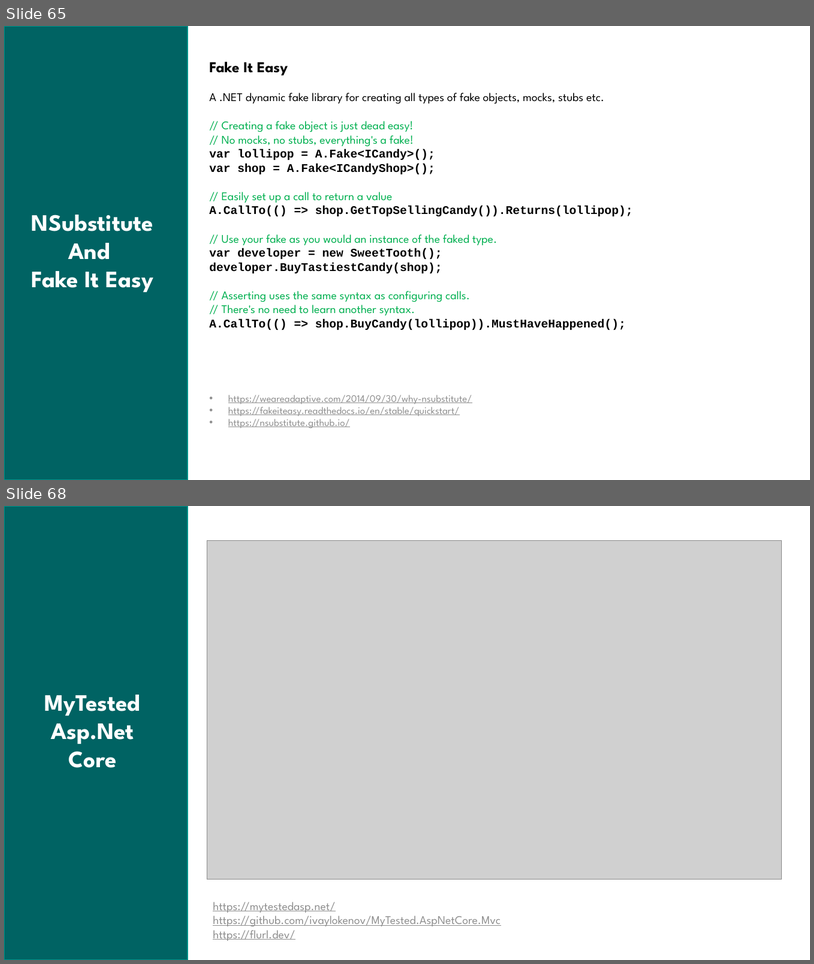
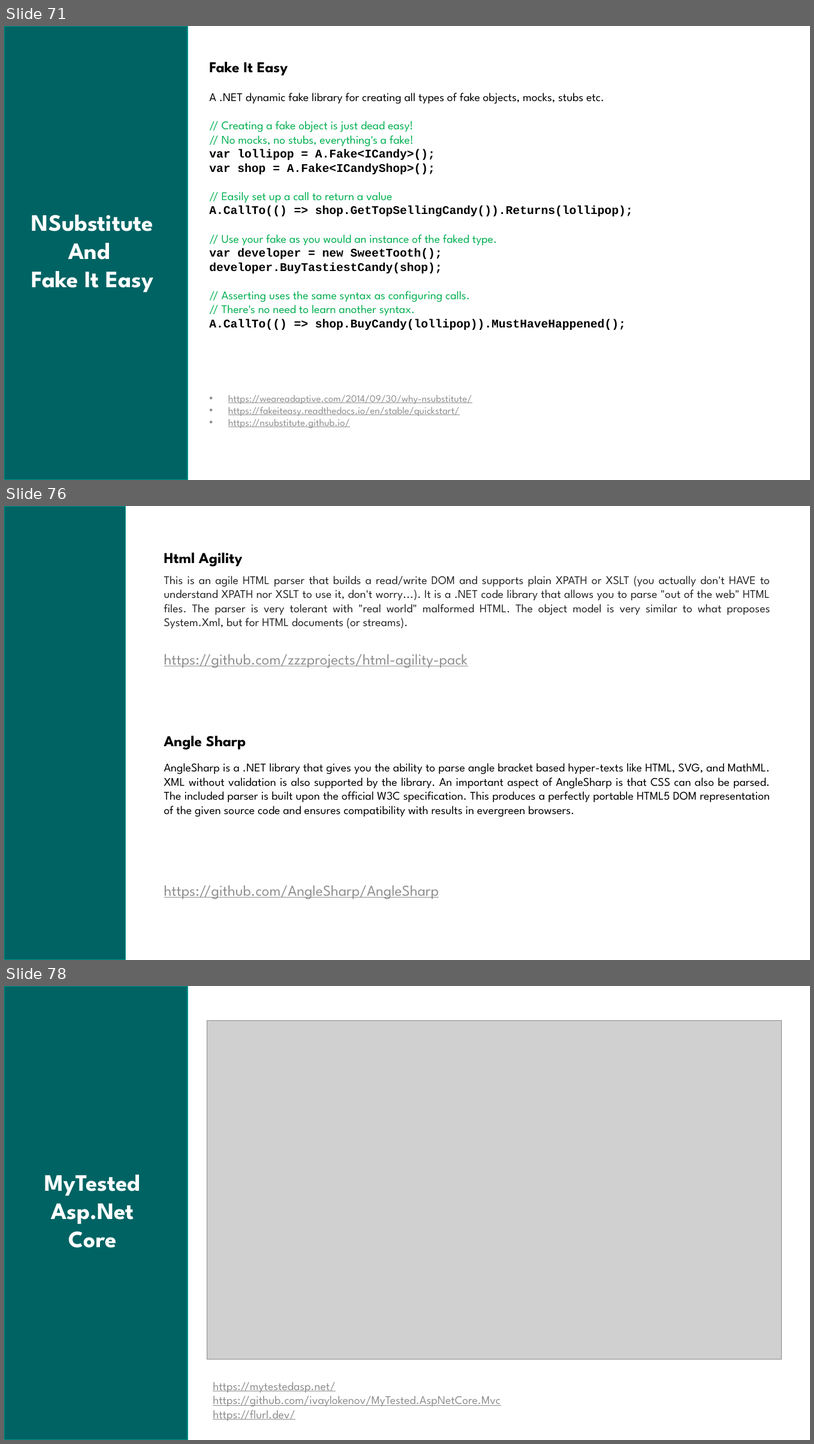
Before and after one commit to arifcakir/dotnettest, a slide deck: TestingAndBestPractices.pptx. Shown one above the other, each under a label of ours: slides 65 and 68 before the commit, slides 71, 76 and 78 after it; the slides between them are not shown. The pictures are 814x964 and 814x1444 pixels, drawn with LibreOffice and Linux fonts; fonts in the diff are those of the drawing; grey boxes stand for pictures. Boxes give left, top, right and bottom in pixels: in the first picture for what was removed or moved away, otherwise in the second. Text is boxed around its words. In the diff, an @@ line names an element or a change of style, - is before the commit and + after.

```diff
--- a/TestingAndBestPractices.pptx
+++ b/TestingAndBestPractices.pptx
@@ slide 76 added at bbox=[4, 506, 810, 960], background #FFFFFF @@
@@ rectangle added at bbox=[4, 506, 126, 960], fill #006363, outline #00928A 1.25 pt @@
@@ text added at bbox=[164, 552, 243, 567], 18 pt, text #000000, bold @@
+Html Agility
@@ text added at bbox=[164, 576, 770, 628], 14 pt, text #262626 @@
+This is an agile HTML parser that builds a read/write DOM and supports plain XPATH or XSLT (you actually don't HAVE to understand XPATH nor XSLT to use it, don't worry...). It is a .NET code library that allows you to parse "out of the web" HTML files. The parser is very tolerant with "real world" malformed HTML. The object model is very similar to what proposes System.Xml, but for HTML documents (or streams).
@@ text added at bbox=[164, 654, 468, 668], 18 pt, text #8F8F8F, underline @@
+https://github.com/zzzprojects/html-agility-pack
@@ text added at bbox=[164, 735, 246, 750], 18 pt, text #000000, bold @@
+Angle Sharp
@@ text added at bbox=[164, 763, 770, 817], 14 pt, text #000000 @@
+AngleSharp is a .NET library that gives you the ability to parse angle bracket based hyper-texts like HTML, SVG, and MathML. XML without validation is also supported by the library. An important aspect of AngleSharp is that CSS can also be parsed. The included parser is built upon the official W3C specification. This produces a perfectly portable HTML5 DOM representation of the given source code and ensures compatibility with results in evergreen browsers.
@@ text added at bbox=[164, 885, 439, 899], 18 pt, text #8F8F8F, underline @@
+https://github.com/AngleSharp/AngleSharp
@@ what was slide 65 is now slide 71 @@
@@ what was slide 68 is now slide 78 @@
```
Also in this commit, not shown: 3 slides changed, 11 other slides added, 2 slides removed, 1 other file.
